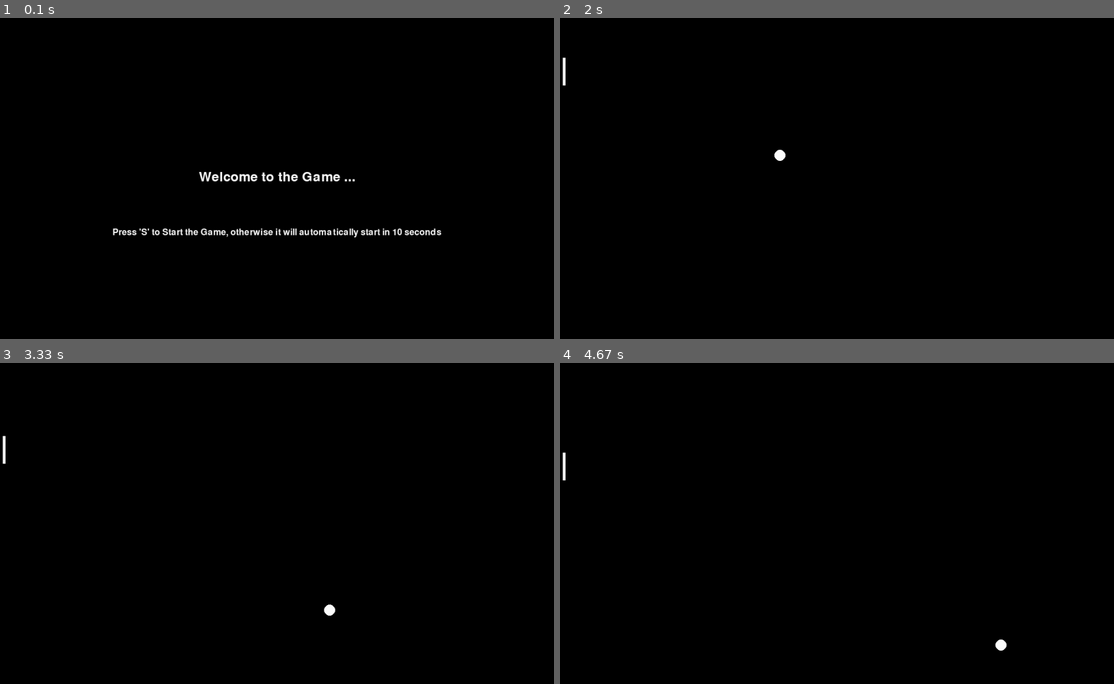
Above: before the commit, frames 1-4 (two rows, left to right).
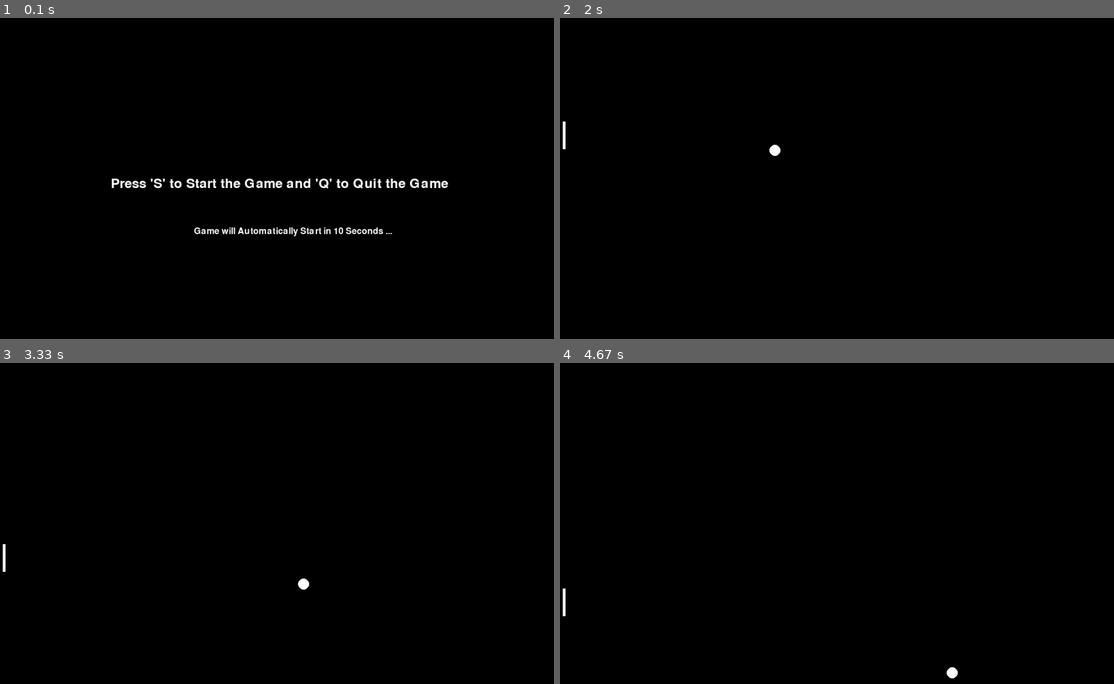
Above: after the commit, the same moments.

Repository: lchinmay799/Ball-Game-using-Pygame
Game: pygame game, started from ball_game.py
The game is run twice, just before and just after one commit, with the same random seed, the same clock (stepped at 60 frames per second) and the same inputs.
Inputs:
- Up to frame 1 (0.1 s): no input
- Up to frame 2 (2 s): tap S at 0.33 s; hold Q 0.67-1.13 s; hold Down 0.67-1.13 s; hold R 1.17-1.63 s; hold S from 1.67 s (still down)
- Up to frame 3 (3.33 s): release S at 2.13 s; tap W at 2.17 s; hold Down 2.5-2.97 s; hold Up from 3 s (still down)
- Up to frame 4 (4.67 s): release Up at 3.37 s; hold Down 3.4-3.77 s; hold Up 3.8-4.1 s; hold Down 4.13-4.43 s; hold Up from 4.47 s (still down)

The runs differ from the first frame. In frame 1, 2.2% of the frame differs, in the area x 20-81%, y 47-69%; in frame 2, 0.2%; in frame 3, 0.2%; in frame 4, 0.2%.

Commit message:
Update ball_game.py

Diff:
--- a/ball_game.py
+++ b/ball_game.py
@@ -3,145 +3,167 @@
 
 pygame.init()
 
-display_width,display_height=1000,600
-paddle_x,paddle_y=5,5
-x,y=random.randint(100,900),random.randint(100,500)
-radius=10
-dx,dy=3,3
-paddle_width,paddle_height=5,50
-speed,score=50,0
-
-def start_Screen():
-	display=pygame.display.set_mode((display_width,display_height))
+def start_screen():
+	display=pygame.display.set_mode((display_length,display_width))
 	pygame.display.set_caption("Ball Game ...")
 	display.fill((0,0,0))
-	start=pygame.font.Font(None,36)
-	instruct=pygame.font.Font(None,24)
-	start=start.render("Welcome to the Game ...",True,(255,255,255))
-	instruct=instruct.render("Press 'S' to Start the Game, otherwise it will automatically start in 10 seconds",True,(255,255,255))
-	start_rect=start.get_rect(center=(int(display_width/2),int(display_height/2)))
-	instruct_rect=instruct.get_rect(center=(int(display_width/2),2*int(display_height/3)))
-	display.blit(start,start_rect)
-	display.blit(instruct,instruct_rect)
-	pygame.display.flip()
 
-def hit_back(x):
-	if x+radius>=display_width:
-		return True
-	return False
+	start_msg=pygame.font.Font(None,36)
+	start_msg=start_msg.render("Press 'S' to Start the Game and 'Q' to Quit the Game",True,(255,255,255))
+	start_rect=display.get_rect(center=(0.7*display_length,display_width))
+	display.blit(start_msg,start_rect)
 
-def hit_sides(x):
-	if y+radius>=display_height or y-radius<0:
-		return True
-	return False
+	instruct_msg=pygame.font.Font(None,24)
+	instruct_msg=instruct_msg.render("Game will Automatically Start in 10 Seconds ...",True,(255,255,255))
+	instruct_rect=display.get_rect(center=(0.85*display_length,1.15*display_width))
+	display.blit(instruct_msg,instruct_rect)
 
-def hit_paddle(x,y):
-	global speed,score
-	if y>=paddle_y and y<=paddle_y+paddle_height and x<=paddle_x+paddle_width:
-		speed+=1
-		score+=25
-		return True
-	return False
+	pygame.display.update()
 
-def out(x):
-	if x-radius<=0:
-		return True
-	return False
+def end_screen():
+	global score
 
-def end_Screen():
-	global score
-	global display_height,display_width
-	display=pygame.display.set_mode((display_width,display_height))
+	display=pygame.display.set_mode((display_length,display_width))
 	pygame.display.set_caption("Ball Game ...")
 	display.fill((0,0,0))
-	end=pygame.font.Font(None,36)
-	end=end.render("Game Ended ...",True,(255,255,255))
-	end_rect=end.get_rect(center=(int(display_width/2),int(display_height/3)))
-	display.blit(end,end_rect)
-	final="Final Score : "+str(score)
-	end=pygame.font.Font(None,36)
-	end=end.render(final,True,(255,255,255))
-	end_rect=end.get_rect(center=(int(display_width/2),int(display_height/2)))
-	display.blit(end,end_rect)
-	instruct=pygame.font.Font(None,24)
-	instruct=instruct.render("Press Q to Quit",True,(255,255,255))
-	instruct_rect=instruct.get_rect(center=(int(display_width/2),int(0.65*display_height)))
-	display.blit(instruct,instruct_rect)
-	instruct=pygame.font.Font(None,24)
-	instruct=instruct.render("Press R to Restart",True,(255,255,255))
-	instruct_rect=instruct.get_rect(center=(int(display_width/2),int(0.75*display_height)))
-	display.blit(instruct,instruct_rect)
-	pygame.display.flip()
+
+	score_msg=pygame.font.Font(None,36)
+	score_msg=score_msg.render("You Scored : "+str(score),True,(255,255,255))
+	score_rect=display.get_rect(center=(0.85*display_length,display_width))
+	display.blit(score_msg,score_rect)
+
+	restart_msg=pygame.font.Font(None,36)
+	restart_msg=restart_msg.render("Press 'R' to Restart the Game and 'Q' to Quit the Game",True,(255,255,255))
+	restart_rect=display.get_rect(center=(0.7*display_length,1.15*display_width))
+	display.blit(restart_msg,restart_rect)
+
+	pygame.display.update()
 
 def game():
-	global x,y,paddle_y,paddle_x,paddle_width,paddle_height,radius,dx,dy,speed
-	clock=pygame.time.Clock()
-	display=pygame.display.set_mode((display_width,display_height))
-	pygame.display.set_caption("Ball Game ...")
-	display.fill((0,0,0))
-	pygame.display.update()
+	global speed,score,paddle_length,paddle_width,paddle_x,paddle_y
+	global display_length,display_width,dx,dy,x,y
+
 	while True:
+		clock=pygame.time.Clock()
+
 		for event in pygame.event.get():
 			if event.type==pygame.KEYDOWN:
 				if event.key==pygame.K_q:
 					end()
+					pygame.quit()
+					break
+
 			elif event.type==pygame.QUIT:
 				end()
+				pygame.quit()
+				break
+
 		pressed=pygame.key.get_pressed()
+
 		if pressed[pygame.K_UP] or pressed[pygame.K_w]:
-			if paddle_y-5>=0:
+			if paddle_y-5>=5:
 				paddle_y-=5
+
 		elif pressed[pygame.K_DOWN] or pressed[pygame.K_s]:
-			if paddle_y+paddle_height+5<display_height:
+			if paddle_y+paddle_length+55<=display_width:
 				paddle_y+=5
-		display.fill((0,0,0))
-		clock.tick(speed)
-		if hit_back(x) or hit_paddle(x,y):
+
+		if hit_back():
 			dx*=-1
-		if hit_sides(x):
+
+		if hit_side():
 			dy*=-1
-		if out(x):
+
+		if hit_paddle():
+			dx*=-1
+			speed+=25
+			score+=25
+
+		if out():
 			end()
-			exit()
+			break
+
 		x+=dx
 		y+=dy
+
+		clock.tick(speed)
+
+		display=pygame.display.set_mode((display_length,display_width))
+		pygame.display.set_caption("Ball Game ...")
+		display.fill((0,0,0))
+
+		pygame.draw.rect(display,(255,255,255),pygame.Rect(paddle_x,paddle_y,paddle_length,paddle_width))
 		pygame.draw.circle(display,(255,255,255),(x,y),radius)
-		pygame.draw.rect(display,(255,255,255),(paddle_x,paddle_y,paddle_width,paddle_height))
+
 		pygame.display.update()
 
 def end():
 	end=True
+
 	while end==True:
-		end_Screen()
+		end_screen()
+
 		for event in pygame.event.get():
 			if event.type==pygame.KEYDOWN:
-				if event.key==pygame.K_r:
+				if event.key==pygame.K_q:
+					end=False
+					exit()
+
+				elif event.key==pygame.K_r:
 					main()
-					end=False
-				elif event.key==pygame.K_q:
-					pygame.quit()
-					end=False
+					break
+
+			elif event.type==pygame.QUIT:
+				end=False
+				exit()
+
+def hit_back():
+	return x+radius>=display_length
+
+def hit_side():
+	return y-radius<=0 or y+radius>=display_width
+
+def hit_paddle():
+	return x-radius<paddle_x+paddle_length and y>=paddle_y and y<=paddle_y+paddle_width
+
+def out():
+	return x<=0 and (y<paddle_y or y>paddle_y+paddle_length)
+
 def main():
-	global x,y,dx,dy,paddle_x,paddle_y,display_height,display_width,speed,score,radius,paddle_width,paddle_height
-	display_width,display_height=1000,600
+	global display_length,display_width,paddle_length,paddle_width
+	global paddle_x,paddle_y,x,y,radius,speed,score,dx,dy
+
+	display_length,display_width=1000,600
+	paddle_length,paddle_width=5,50
 	paddle_x,paddle_y=5,5
 	x,y=random.randint(100,900),random.randint(100,500)
 	radius=10
-	dx,dy=3,3
-	paddle_width,paddle_height=5,50
-	speed,score=50,0
+	speed=250
+	dx,dy=1,1
+	score=0
+
 	start=True
-	speed,score=50,0
 	wait=pygame.USEREVENT+1
 	pygame.time.set_timer(wait,10000)
+
 	while start==True:
-		start_Screen()
+		start_screen()
+
 		for event in pygame.event.get():
 			if event.type==pygame.KEYDOWN:
 				if event.key==pygame.K_s:
 					start=False
+				elif event.key==pygame.K_q:
+					pygame.quit()
+					start=False
+					exit()
+			elif event.type==pygame.QUIT:
+				start=False
+				pygame.quit()
+				exit()
 			elif event.type==wait:
 				start=False
+
 	game()
 
 if __name__=='__main__':
